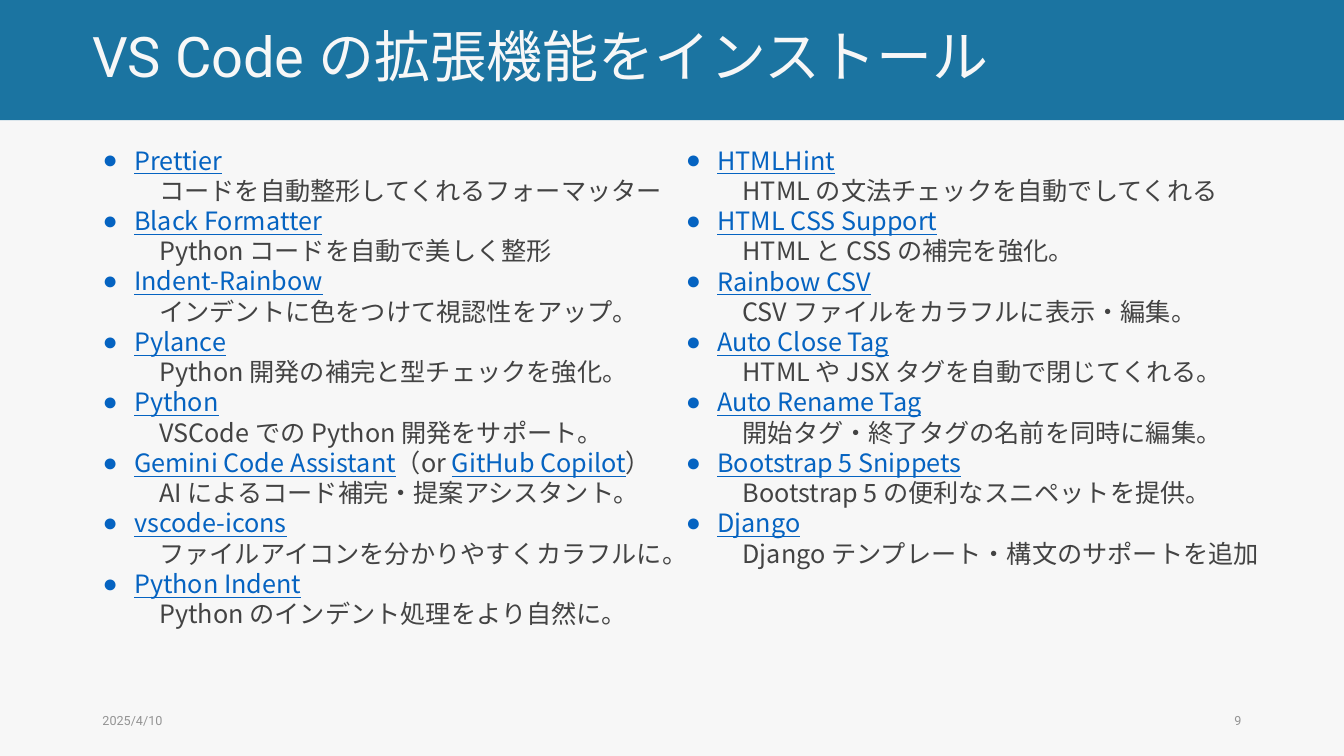
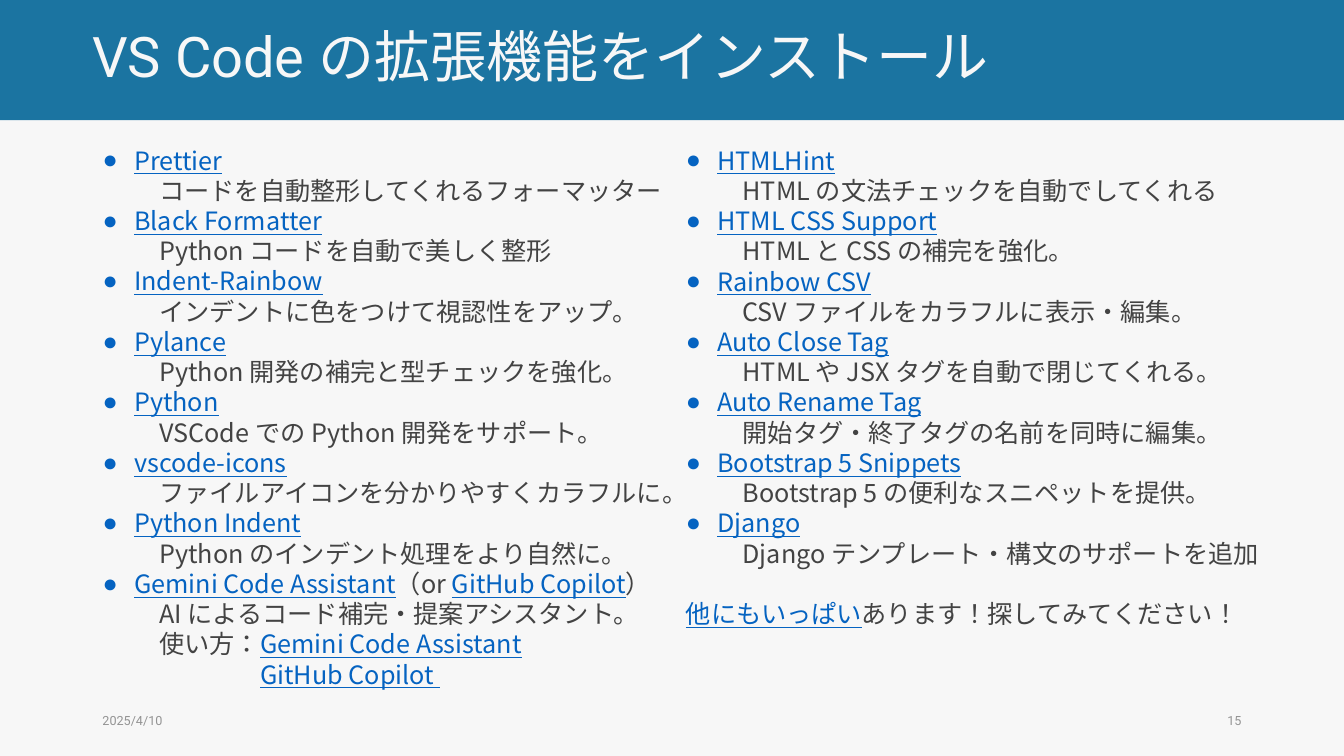
Before and after one commit to ryu-thakahashi/exp-psych-programs-25S, a slide deck: slide 15 of docs/lec_pptx/forge_env.pptm (slide 9 before the commit). Drawn at 1344x756 pixels with LibreOffice and Linux fonts; fonts in the diff are those of the drawing. Boxes give left, top, right and bottom in pixels: in the first picture for what was removed or moved away, otherwise in the second. Text is boxed around its words. In the diff, an @@ line names an element or a change of style, - is before the commit and + after.

```diff
--- a/docs/lec_pptx/forge_env.pptm
+++ b/docs/lec_pptx/forge_env.pptm
@@ text at (134,446,651,504): paragraph removed @@
-● Gemini Code Assistant（or GitHub Copilot）
-  AI によるコード補完・提案アシスタント。
@@ text at (134,567,651,690): paragraph added @@
+● Gemini Code Assistant（or GitHub Copilot）
+  AI によるコード補完・提案アシスタント。
+  使い方：Gemini Code Assistant
+  GitHub Copilot
@@ text at (686,602,1238,628): paragraph added @@
+他にもいっぱいあります！探してみてください！
@@ page number at (1227,716,1241,725): text changed @@
-9
+15
```
Also in this commit, not shown: 11 other slides changed, 5 slides added, 56 other files.
